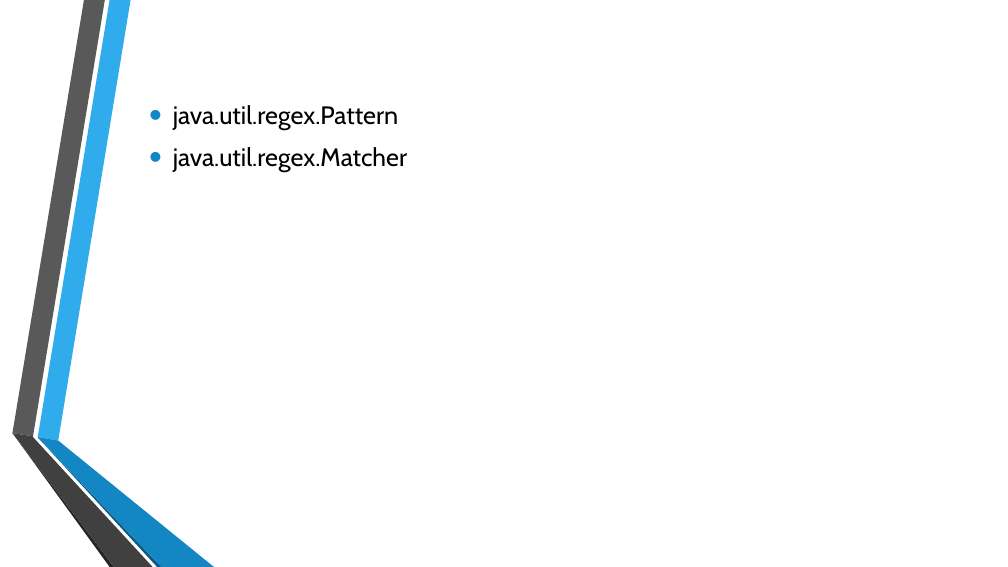
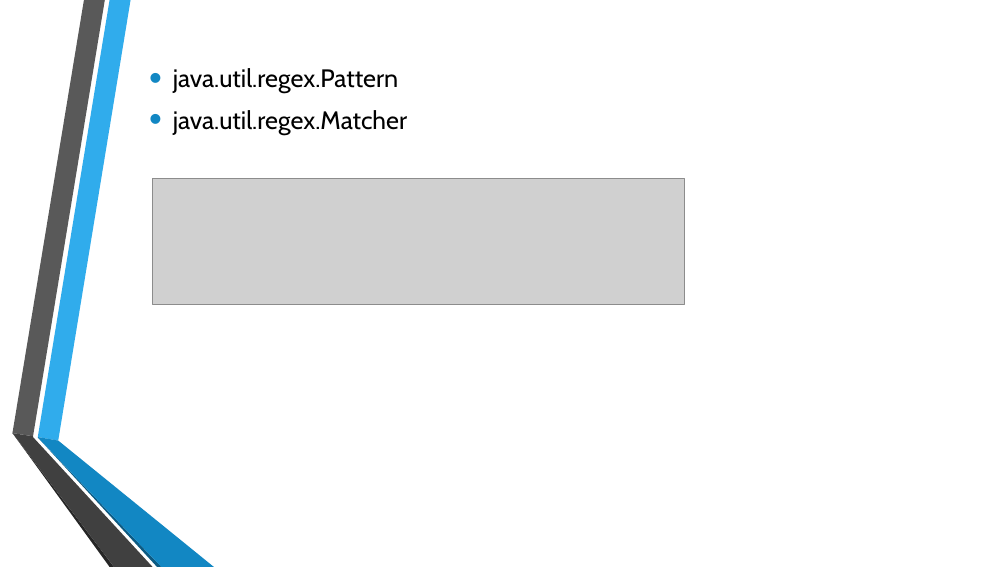
Before and after one commit to zj2626/demo, a slide deck: slide 3 of demo/src/main/java/com/kdniao/logisticsfront/common/biz/service/impl/regex/正则.pptx. Drawn at 1008x567 pixels with LibreOffice and Linux fonts; fonts in the diff are those of the drawing; grey boxes stand for pictures; background and template pictures are left out. Boxes give left, top, right and bottom in pixels: in the first picture for what was removed or moved away, otherwise in the second. Text is boxed around its words. In the diff, an @@ line names an element or a change of style, - is before the commit and + after.

```diff
--- a/demo/src/main/java/com/kdniao/logisticsfront/common/biz/service/impl/regex/正则.pptx
+++ b/demo/src/main/java/com/kdniao/logisticsfront/common/biz/service/impl/regex/正则.pptx
@@ text "java.util.regex.Pattern": place and size @@
-text "java.util.regex.Pattern" at [173,105,407,172]
+text "java.util.regex.Pattern" at [173,68,407,135]
@@ picture added at [152,179,684,305] @@
```
Also in this commit, not shown: 3 other slides changed, 2 slides added, 1 slide removed, 1 other file.
